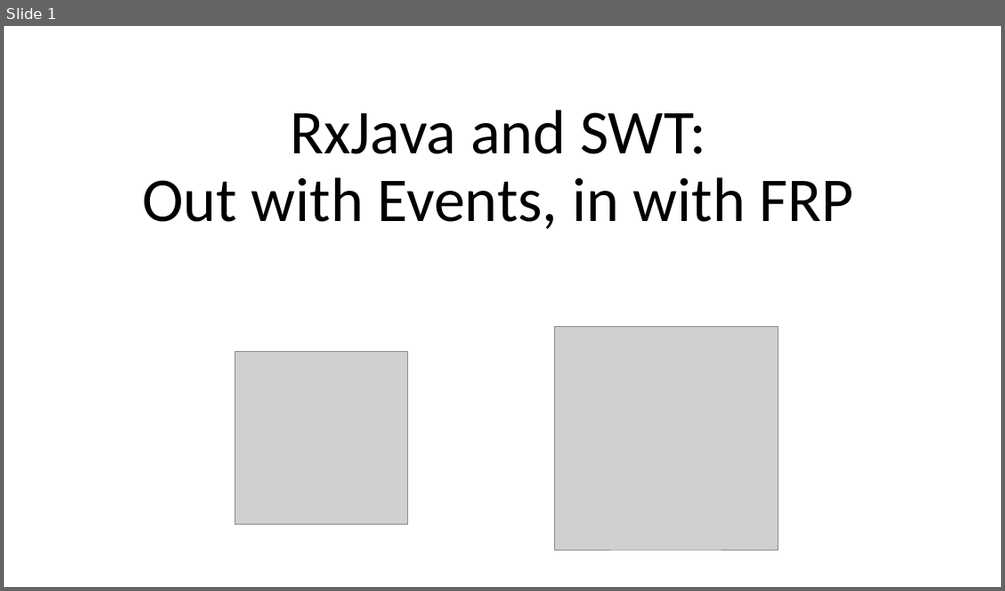
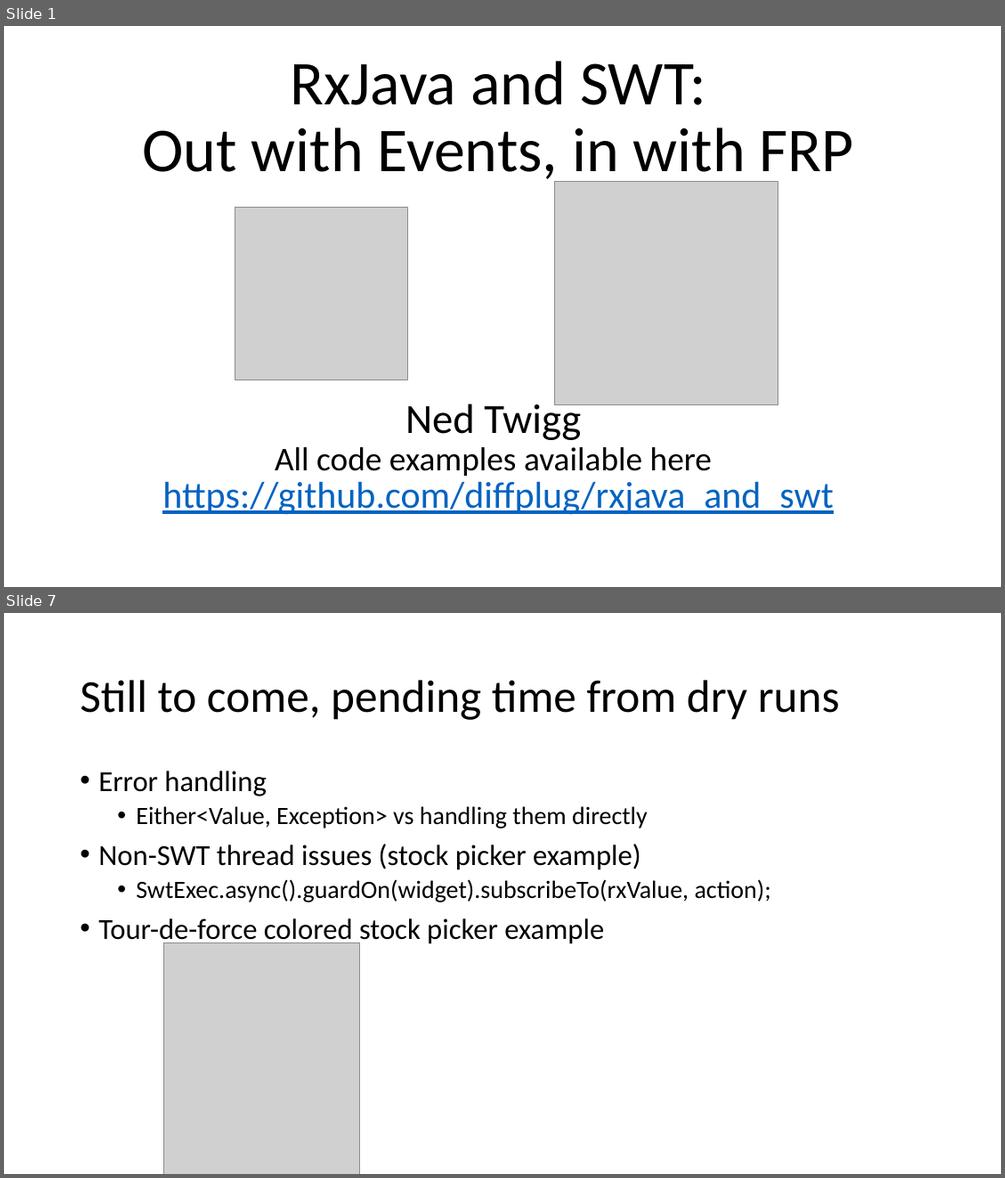
Before and after one commit to diffplug/rxjava-and-swt, a slide deck: RxJava and SWT.pptx. Shown one above the other, each under a label of ours: slide 1 before the commit, slides 1 and 7 after it; the slides between them are not shown. The pictures are 1005x591 and 1005x1178 pixels, drawn with LibreOffice and Linux fonts; fonts in the diff are those of the drawing; grey boxes stand for pictures. Boxes give left, top, right and bottom in pixels: in the first picture for what was removed or moved away, otherwise in the second. Text is boxed around its words. In the diff, an @@ line names an element or a change of style, - is before the commit and + after.

```diff
--- a/RxJava and SWT.pptx
+++ b/RxJava and SWT.pptx
@@ slide 7 added at bbox=[4, 613, 1001, 1174], background #FFFFFF @@
@@ title added at bbox=[80, 680, 840, 720], 44 pt, text #000000 @@
+Still to come, pending time from dry runs
@@ text added at bbox=[98, 771, 771, 946], 24 pt, text #000000 @@
+• Error handling
+  • Either<Value, Exception> vs handling them directly
+• Non-SWT thread issues (stock picker example)
+  • SwtExec.async().guardOn(widget).subscribeTo(rxValue, action);
+• Tour-de-force colored stock picker example
@@ picture added at bbox=[164, 943, 359, 1174] @@
@@ slide 1 changed as well @@
@@ title "RxJava and SWT: Out with ..." rewrapped from bbox=[142, 110, 854, 229] to bbox=[142, 61, 854, 186] @@
@@ picture: place and size @@
-picture at bbox=[554, 326, 778, 549]
+picture at bbox=[554, 182, 778, 405]
@@ picture: place and size @@
-picture at bbox=[235, 351, 408, 524]
+picture at bbox=[235, 207, 408, 379]
@@ text added at bbox=[275, 398, 712, 475], 32 pt, text #000000 @@
+Ned Twigg
+All code examples available here
@@ text added at bbox=[162, 482, 833, 515], 36 pt, text #0563C1, underline @@
+https://github.com/diffplug/rxjava_and_swt
```
Also in this commit, not shown: 1 other slide changed, 4 other slides added.
